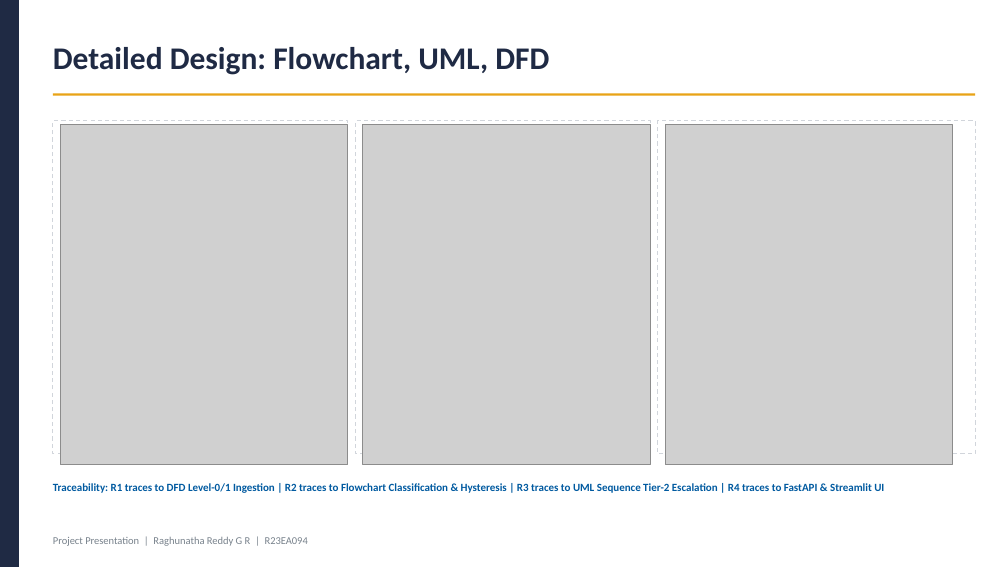
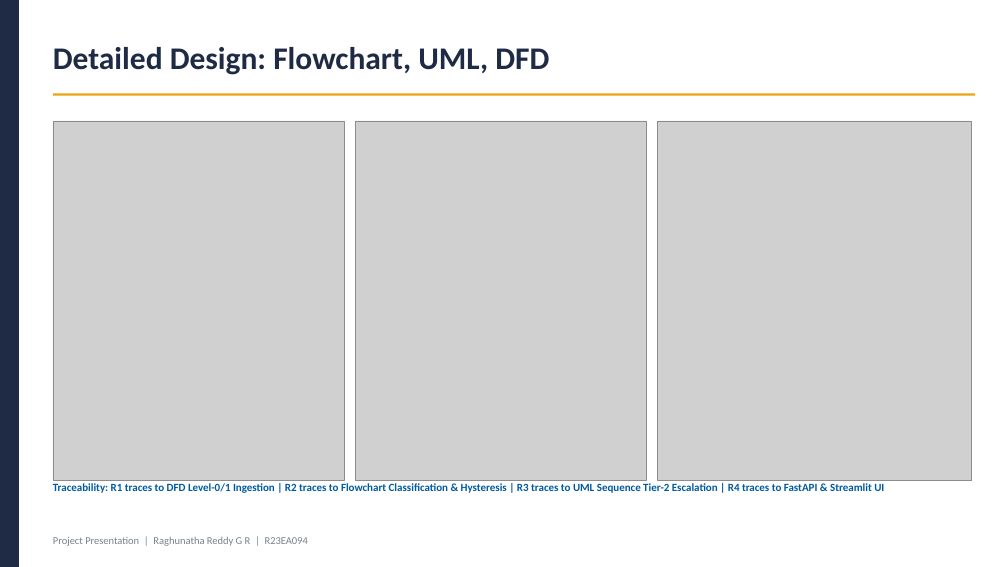
Before and after one commit to Raghunath2604/RIO_PROJECT-SMART_CITY-, a slide deck: slide 6 of docs/Project_Presentation_R23EA094.pptx. Drawn at 1008x567 pixels with LibreOffice and Linux fonts; fonts in the diff are those of the drawing; grey boxes stand for pictures. Boxes give left, top, right and bottom in pixels: in the first picture for what was removed or moved away, otherwise in the second. Text is boxed around its words. In the diff, an @@ line names an element or a change of style, - is before the commit and + after.

```diff
--- a/docs/Project_Presentation_R23EA094.pptx
+++ b/docs/Project_Presentation_R23EA094.pptx
@@ picture resized from (x1=60, y1=125, x2=348, y2=465) to (x1=53, y1=121, x2=344, y2=480) @@
@@ rectangle removed at (x1=53, y1=121, x2=348, y2=454) @@
@@ picture resized from (x1=363, y1=125, x2=650, y2=465) to (x1=355, y1=121, x2=647, y2=480) @@
@@ rectangle removed at (x1=355, y1=121, x2=650, y2=454) @@
@@ picture resized from (x1=665, y1=125, x2=953, y2=465) to (x1=658, y1=121, x2=972, y2=480) @@
@@ rectangle removed at (x1=658, y1=121, x2=975, y2=454) @@
```
Also in this commit, not shown: 9 other slides changed, 25 other files.
